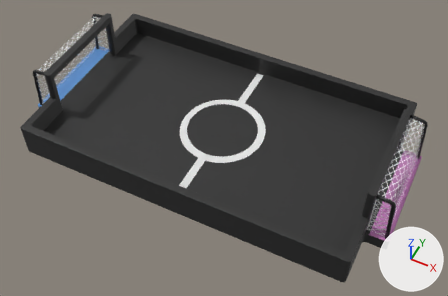
What one commit did to the FBX model Assets/DeepUnity/Tutorials/Soccer/Models/arena.fbx.
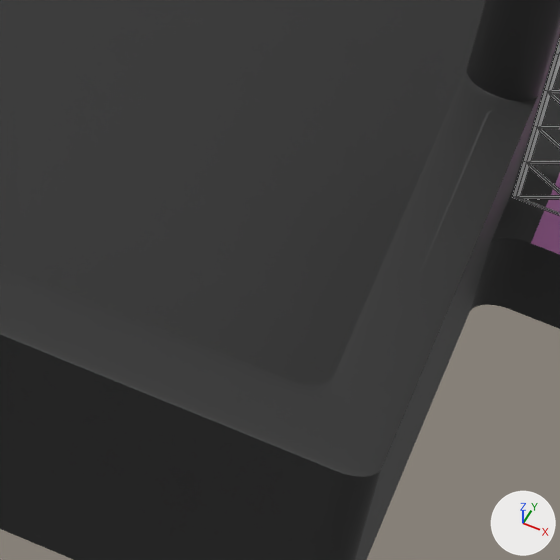
The first picture shows the older version from a 50 mm lens placed at (35.6, -70.5, 80.5), pointed at (2.2, -3.7, -3.0). The close-ups show both versions on the part from 69% to 83% of the width and 70% to 92% of the height of that picture; other places that the commit changed are outside them. The axes (+X, +Y, +Z) are drawn at lower right. The lights are the same throughout. The close-ups show mesh edges as thin lines. Where no turn or scale is listed for an object, it has been applied to the vertices.

In view in the first close-up: 'Arena', 'LateralNet.001'.
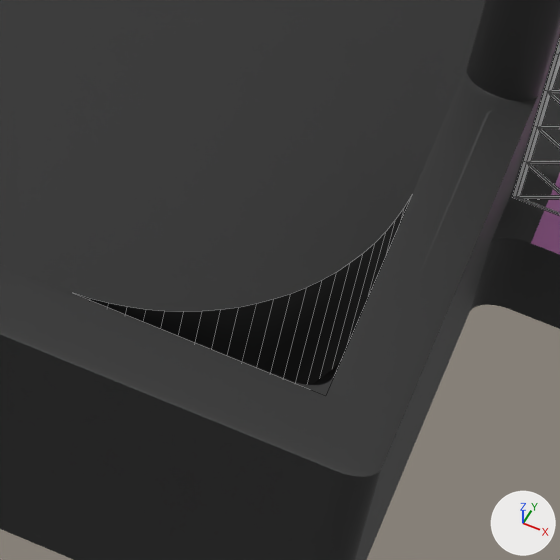
Boxes [x1, y1, x2, y2] around the edits, measured in the close-ups (560 x 560 px):
'Corner.001', added (black): after [76, 195, 412, 385]

The change, as a diff of the scene's bpy script:
```diff
--- a/Assets/DeepUnity/Tutorials/Soccer/Models/arena.fbx.py
+++ b/Assets/DeepUnity/Tutorials/Soccer/Models/arena.fbx.py
@@ me_cylinder_008 @@
+me_cylinder_008.from_pydata(...)  # 48 vertices, 24 faces; spans x -3.78..0.89, y -0.89..3.78, z -2.02..2.02
+me_cylinder_008.materials.append(mat_arenamaterial)  # black #2b2b2b
@@ ob_corner_001 @@
+ob_corner_001 = bpy.data.objects.new('Corner.001', me_cylinder_008)
+ob_corner_001.location = (28.41, -16.62, -1.0)
```
